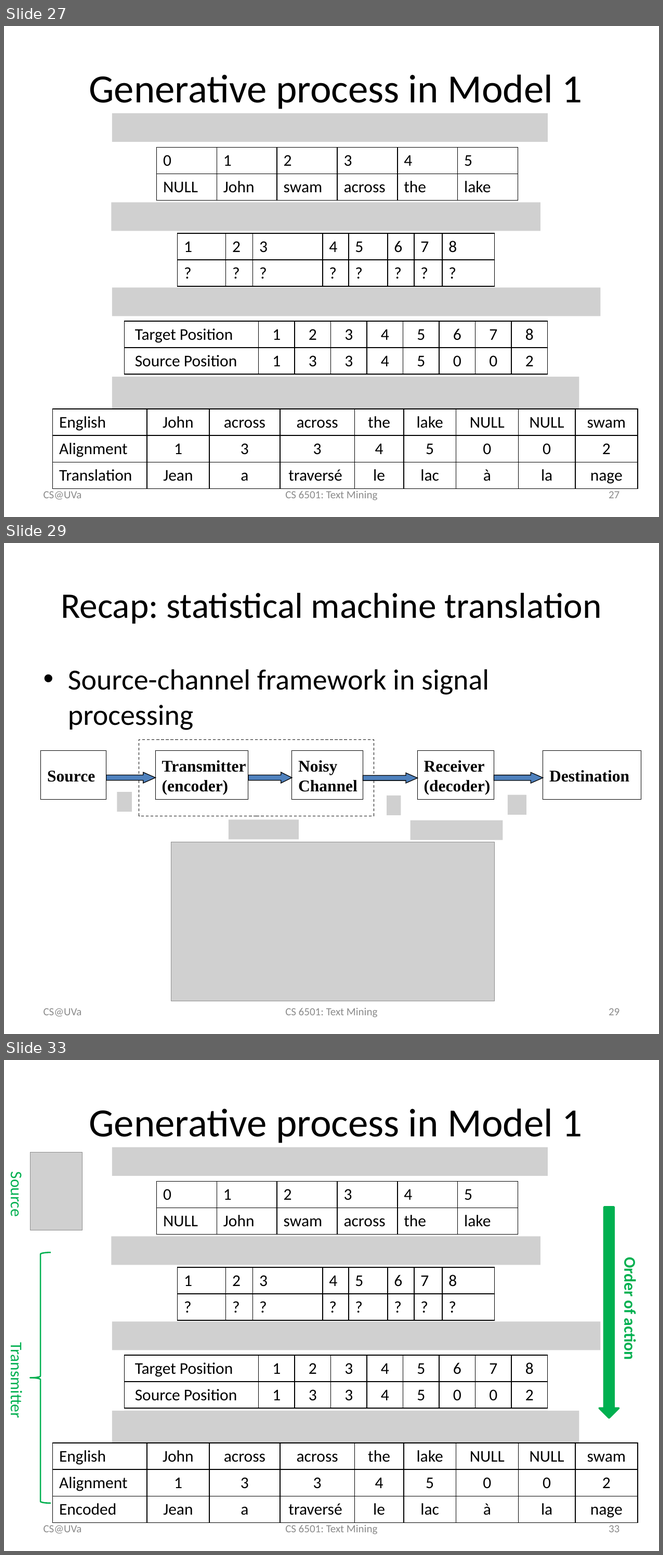
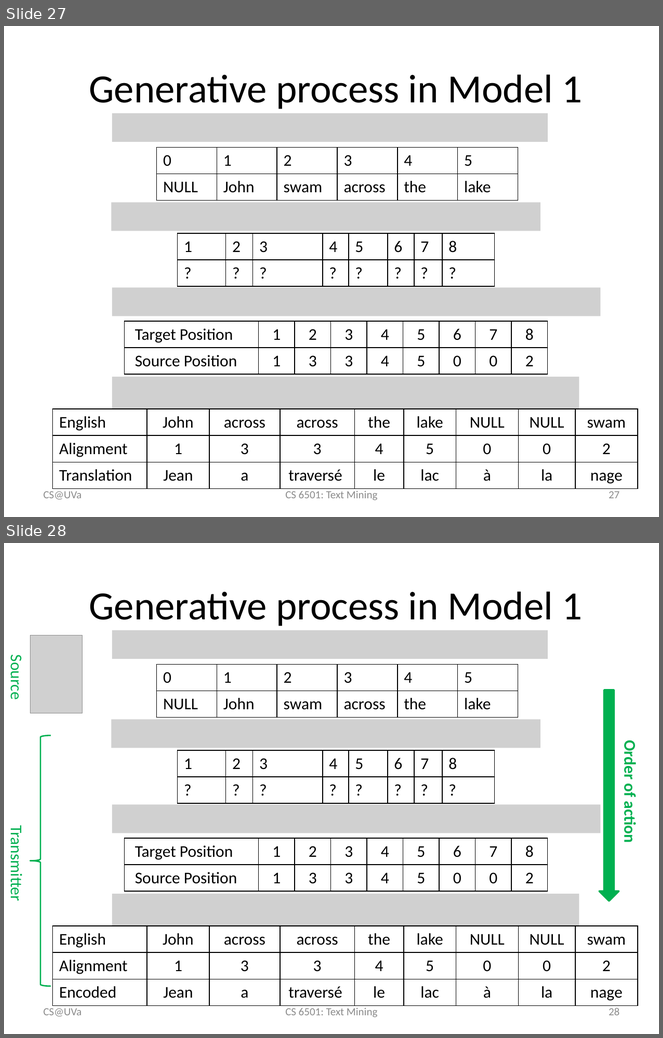
Before and after one commit to wang296/CS6501-Text-Mining, a slide deck: docs/StatisticalMachineTranslation.pptx. Shown one above the other, each under a label of ours: slides 27, 29 and 33 before the commit, slides 27 and 28 after it; the slides between them are not shown. The pictures are 663x1555 and 663x1038 pixels, drawn with LibreOffice and Linux fonts; fonts in the diff are those of the drawing; grey boxes stand for pictures. Boxes give left, top, right and bottom in pixels: in the first picture for what was removed or moved away, otherwise in the second. Text is boxed around its words. In the diff, an @@ line names an element or a change of style, - is before the commit and + after.

Commit message:
machine translation

```diff
--- a/docs/StatisticalMachineTranslation.pptx
+++ b/docs/StatisticalMachineTranslation.pptx
@@ slide 29 removed at (4,543,659,1034), background #FFFFFF @@
@@ title removed at (61,593,601,624) @@
-Recap: statistical machine translation
@@ text removed at (68,669,489,730) @@
-• Source-channel framework in signal processing
@@ rectangle removed at (139,740,374,816) @@
@@ rectangle removed at (41,750,106,800) @@
-Source
@@ rectangle removed at (155,750,248,800) @@
-Transmitter
-(encoder)
@@ rectangle removed at (292,750,363,800) @@
-Noisy
-Channel
@@ rectangle removed at (417,750,494,800) @@
-Receiver
-(decoder)
@@ rectangle removed at (543,750,642,800) @@
-Destination
@@ right arrow removed at (106,772,155,783) @@
@@ right arrow removed at (248,772,292,783) @@
@@ right arrow removed at (363,773,417,783) @@
@@ right arrow removed at (494,772,543,783) @@
@@ picture removed at (117,792,132,812) @@
@@ picture removed at (387,796,401,815) @@
@@ picture removed at (508,795,527,815) @@
@@ picture removed at (229,820,299,840) @@
@@ picture removed at (410,820,503,840) @@
@@ picture removed at (171,843,495,1002) @@
@@ text removed at (44,1008,82,1017) @@
-CS@UVa
@@ text removed at (285,1008,377,1018) @@
-CS 6501: Text Mining
@@ page number removed at (609,1008,620,1016) @@
-29
@@ what was slide 33 is now slide 28 @@
@@ page number at (609,1008,620,1016): text changed @@
-33
+28
```
Also in this commit, not shown: 4 other slides removed, 4 other files.
